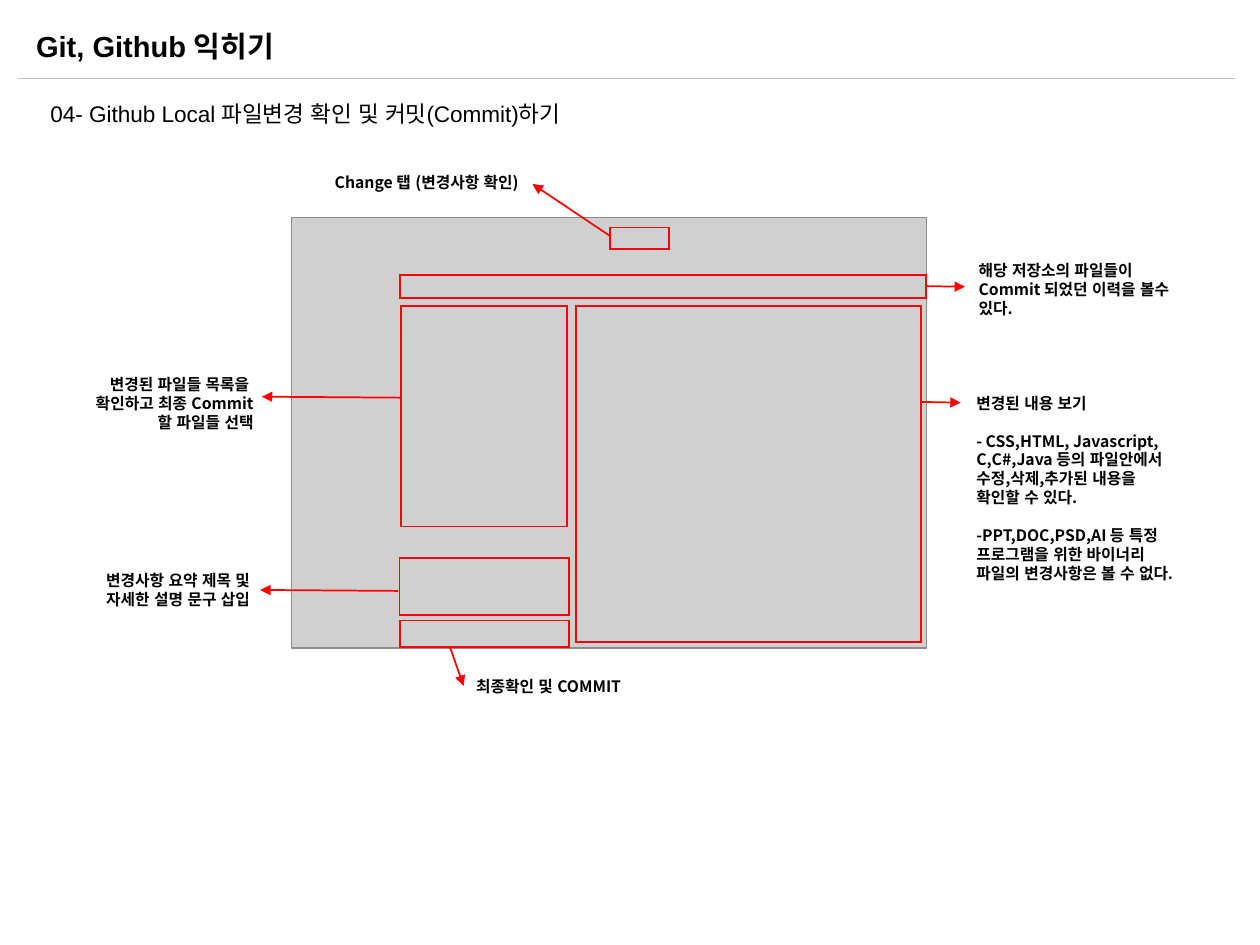
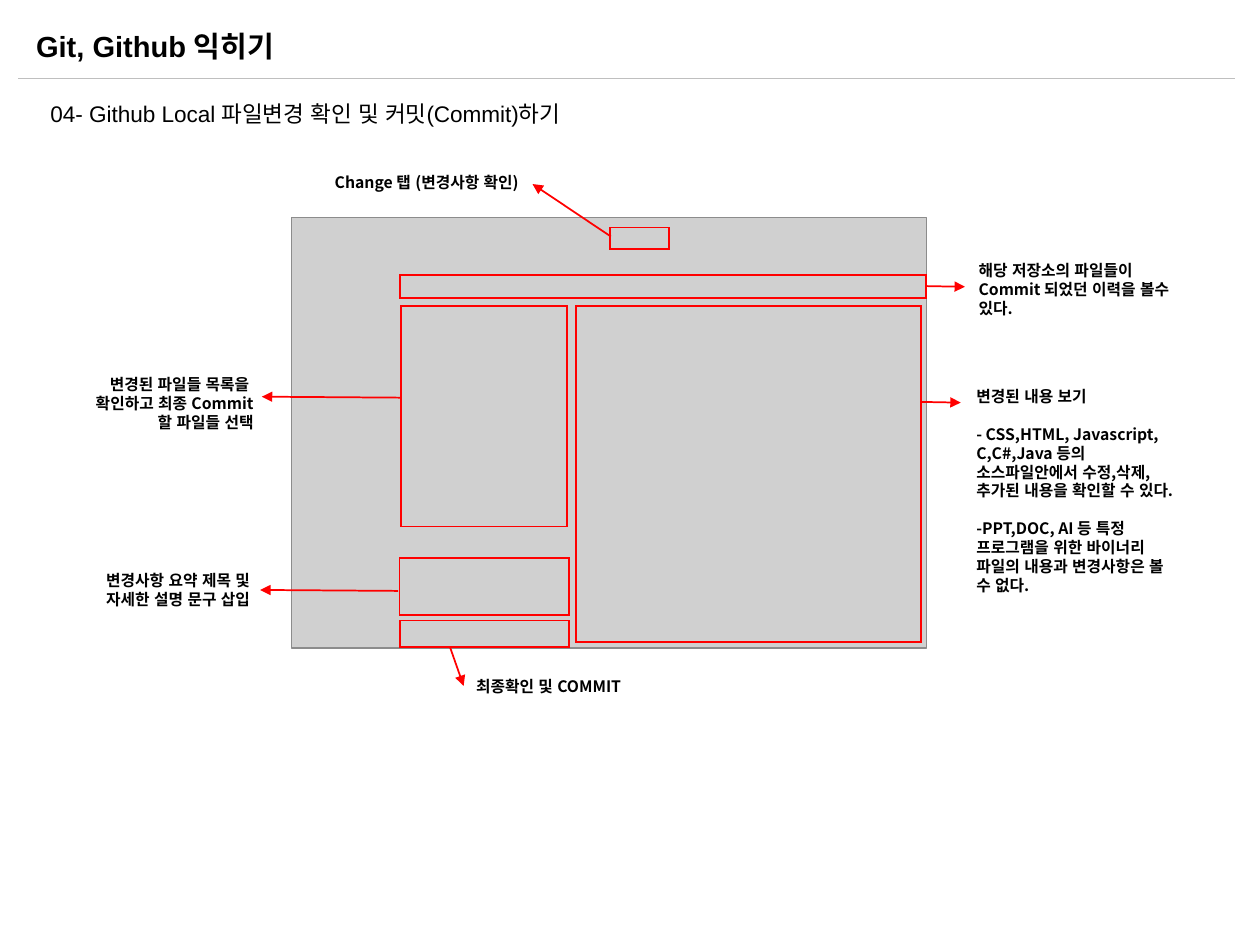
Before and after one commit to sabin21/NodeJS_Workflow_Study, a slide deck: slide 15 of CH00_Git_Github.pptx (slide 5 before the commit). Drawn at 1260x945 pixels with LibreOffice and Linux fonts; fonts in the diff are those of the drawing; grey boxes stand for pictures. Boxes give left, top, right and bottom in pixels: in the first picture for what was removed or moved away, otherwise in the second. Text is boxed around its words. In the diff, an @@ line names an element or a change of style, - is before the commit and + after.

```diff
--- a/CH00_Git_Github.pptx
+++ b/CH00_Git_Github.pptx
@@ text at (976,443,1173,593): text changed @@
-C,C#,Java 등의 파일안에서 수정,삭제,추가된 내용을 확인할 수 있다.
--PPT,DOC,PSD,AI 등 특정 프로그램을 위한 바이너리 파일의 변경사항은 볼 수 없다.
+C,C#,Java 등의 소스파일안에서 수정,삭제,추가된 내용을 확인할 수 있다.
+-PPT,DOC, AI 등 특정 프로그램을 위한 바이너리 파일의 내용과 변경사항은 볼 수 없다.
```
Also in this commit, not shown: 2 other slides changed, 9 slides added, 2 other files.
